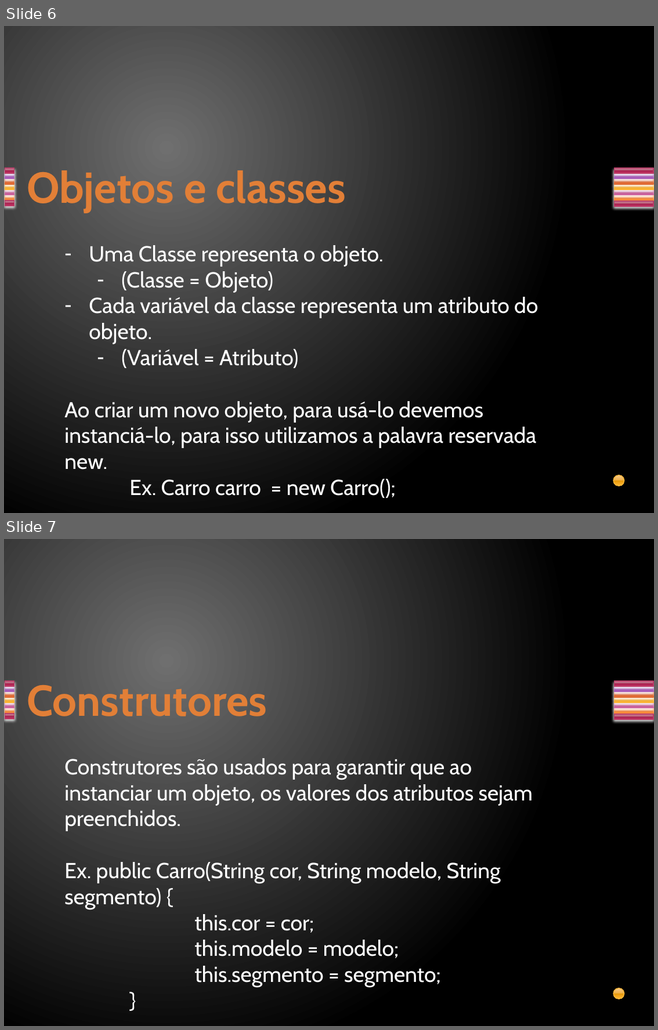
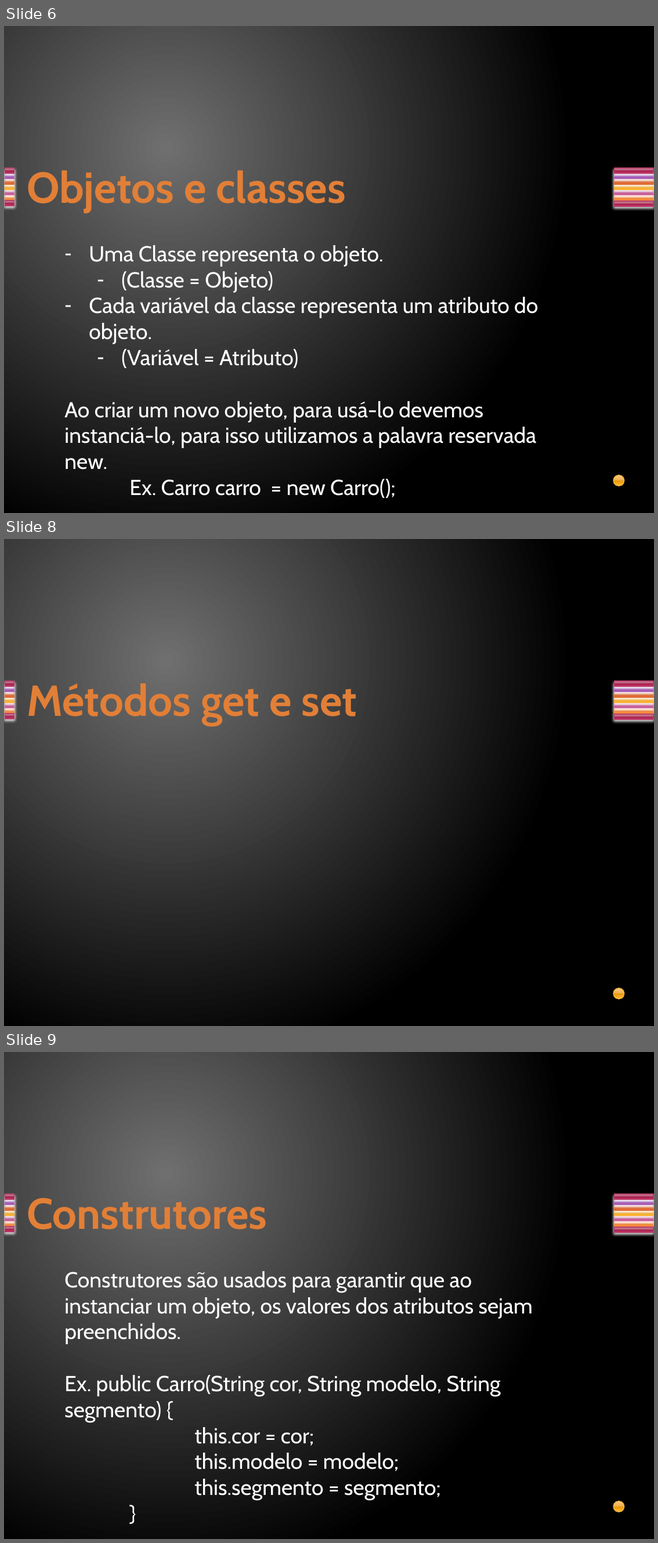
Before and after one commit to davirj9/Aulas, a slide deck: Aulas/src/main/resources/br/com/orientacaoaobjetos/OrientaçãoAObjetos.pptx. Shown one above the other, each under a label of ours: slides 6 and 7 before the commit, slides 6, 8 and 9 after it; the slides between them are not shown. The pictures are 658x1030 and 658x1543 pixels, drawn with LibreOffice and Linux fonts; fonts in the diff are those of the drawing. Boxes give left, top, right and bottom in pixels: in the first picture for what was removed or moved away, otherwise in the second. Text is boxed around its words. In the diff, an @@ line names an element or a change of style, - is before the commit and + after.

```diff
--- a/Aulas/src/main/resources/br/com/orientacaoaobjetos/OrientaçãoAObjetos.pptx
+++ b/Aulas/src/main/resources/br/com/orientacaoaobjetos/OrientaçãoAObjetos.pptx
@@ slide 8 added at (x1=4, y1=539, x2=654, y2=1026), background gradient #707070 to #000000; not listed: 15 template elements that a slide beside it also shows @@
@@ title added at (x1=27, y1=683, x2=357, y2=725), 48 pt, text gradient #E38037 to #FA8D3D, bold @@
+Métodos get e set
@@ what was slide 7 is now slide 9 @@
```
Also in this commit, not shown: 7 other slides added, 2 slides removed, 1 other file.
